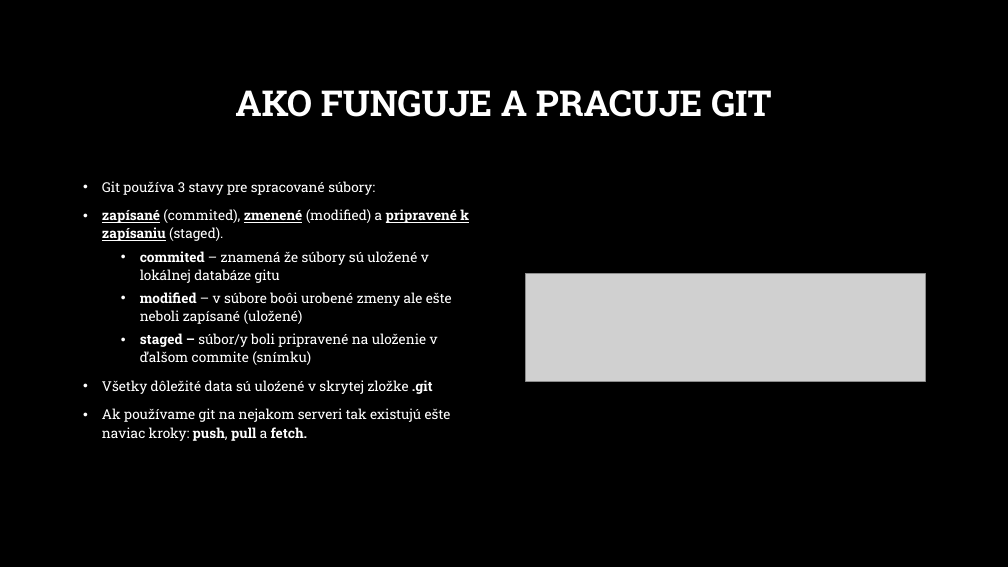
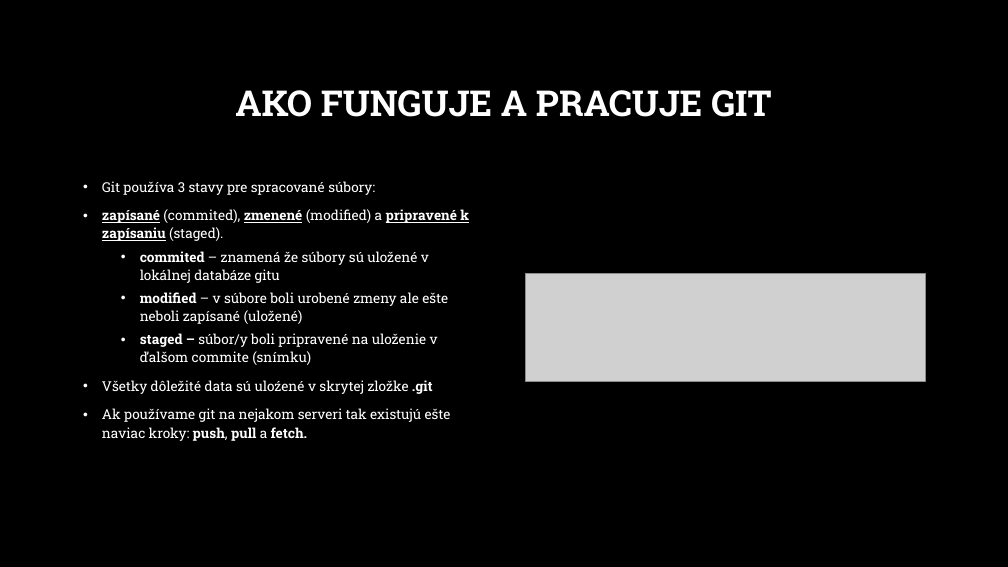
Before and after one commit to andrej667/CRG-PRO-C, a slide deck: slide 5 of Prezentácie/04.Git/4.Git.pptx. Drawn at 1008x567 pixels with LibreOffice and Linux fonts; fonts in the diff are those of the drawing; grey boxes stand for pictures; background and template pictures are left out. Boxes give left, top, right and bottom in pixels: in the first picture for what was removed or moved away, otherwise in the second. Text is boxed around its words. In the diff, an @@ line names an element or a change of style, - is before the commit and + after.

```diff
--- a/Prezentácie/04.Git/4.Git.pptx
+++ b/Prezentácie/04.Git/4.Git.pptx
@@ text at box(140, 292, 448, 324): text changed @@
-  • modified – v súbore boôi urobené zmeny ale ešte neboli zapísané (uložené)
+  • modified – v súbore boli urobené zmeny ale ešte neboli zapísané (uložené)
```
Also in this commit, not shown: 4 other files.
